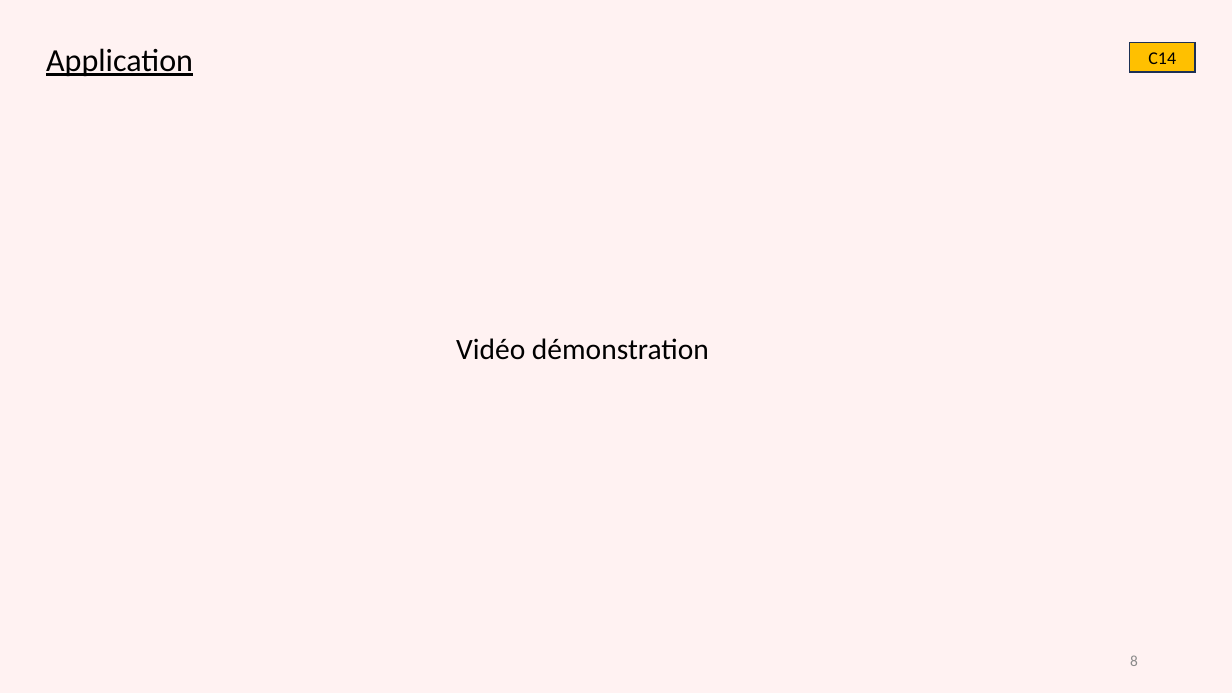
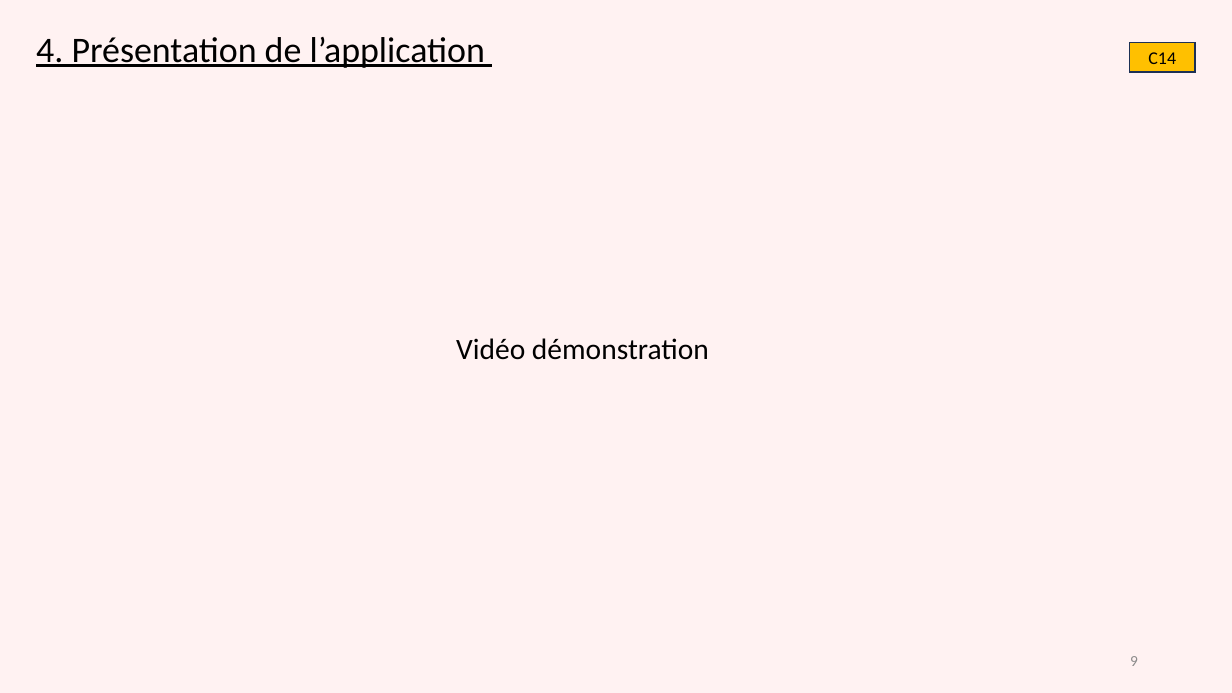
Before and after one commit to gdaume24/Projet-chef-oeuvre, a slide deck: slide 9 of E2/Présentation E2.pptx (slide 8 before the commit). Drawn at 1232x693 pixels with LibreOffice and Linux fonts; fonts in the diff are those of the drawing. Boxes give left, top, right and bottom in pixels: in the first picture for what was removed or moved away, otherwise in the second. Text is boxed around its words. In the diff, an @@ line names an element or a change of style, - is before the commit and + after.

```diff
--- a/E2/Présentation E2.pptx
+++ b/E2/Présentation E2.pptx
@@ title at bbox=[36, 37, 485, 68]: text changed; size 25 to 28 pt @@
-Application
+4. Présentation de l’application
@@ page number at bbox=[1130, 656, 1138, 666]: text changed @@
-8
+9
```
Also in this commit, not shown: 7 other slides changed, 1 slide added, 4 other files.
